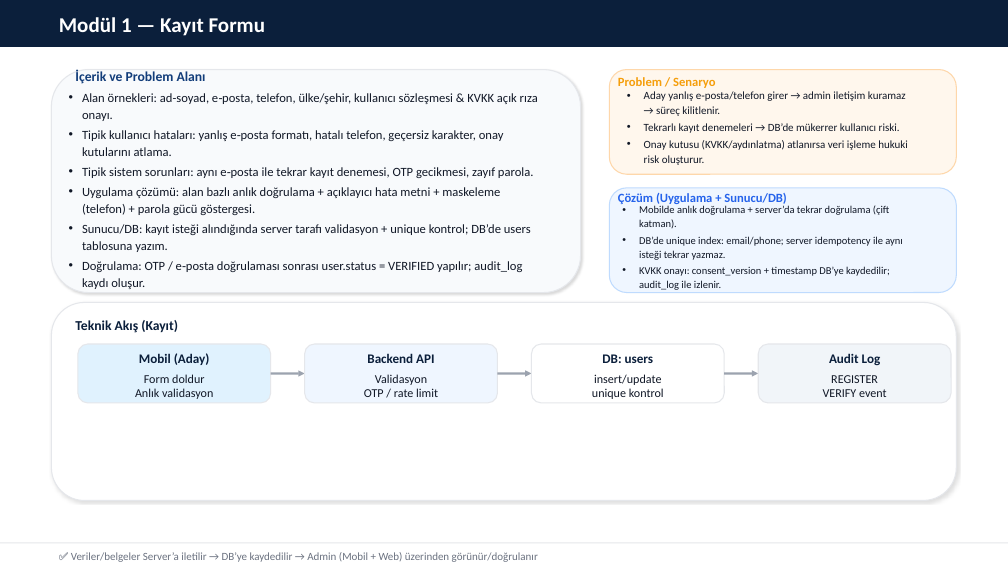
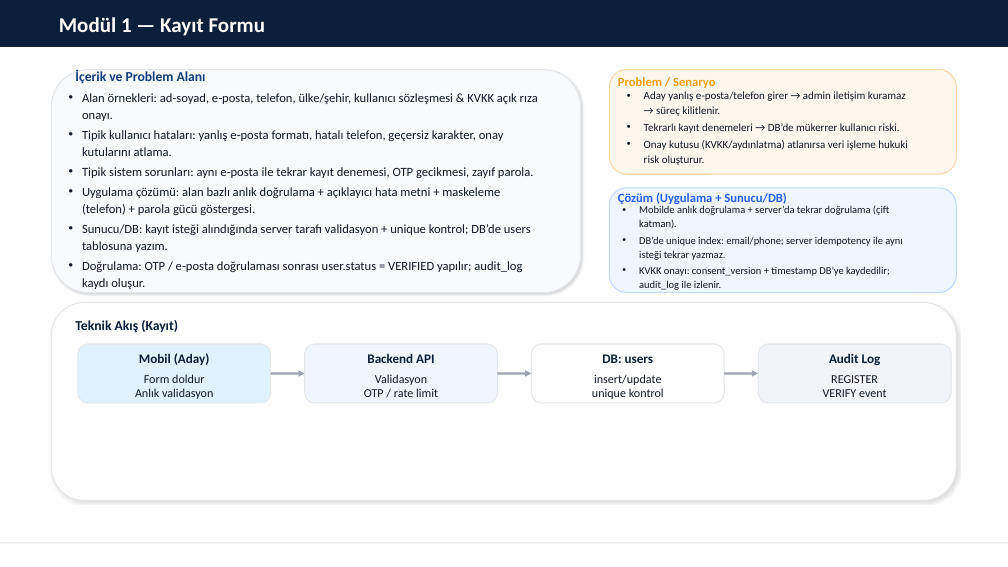
Before and after one commit to tunayalc/innoder, a slide deck: slide 7 of Mobil_Uygulama.pptx. Drawn at 1008x567 pixels with LibreOffice and Linux fonts; fonts in the diff are those of the drawing. Boxes give left, top, right and bottom in pixels: in the first picture for what was removed or moved away, otherwise in the second. Text is boxed around its words. In the diff, an @@ line names an element or a change of style, - is before the commit and + after.

Commit message:
Mock backend mimarisi + ekran akislari (Mobil_Uygulama)
- API soyutlama (mock/remote) eklendi\n- Aday/Admin ekranlari thunk + backend uzerinden calisacak sekilde refactor\n- Session hydrate + redux persist whitelist guncellendi\n- Mobil_Uygulama.pptx ve dokuman extract eklendi\n- ESLint/tooling duzeltmeleri

```diff
--- a/Mobil_Uygulama.pptx
+++ b/Mobil_Uygulama.pptx
@@ text removed at [71,552,538,562] @@
-✅ Veriler/belgeler Server’a iletilir → DB’ye kaydedilir → Admin (Mobil + Web) üzerinden görünür/doğrulanır
```
Also in this commit, not shown: 4 other slides changed, 40 other files.
